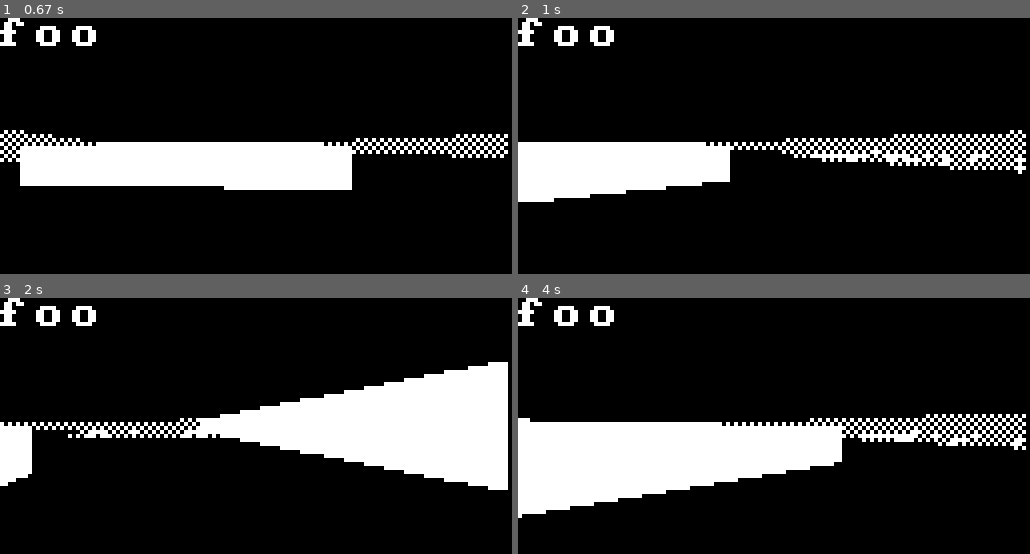
Above: before the commit, frames 1-4 (two rows, left to right).
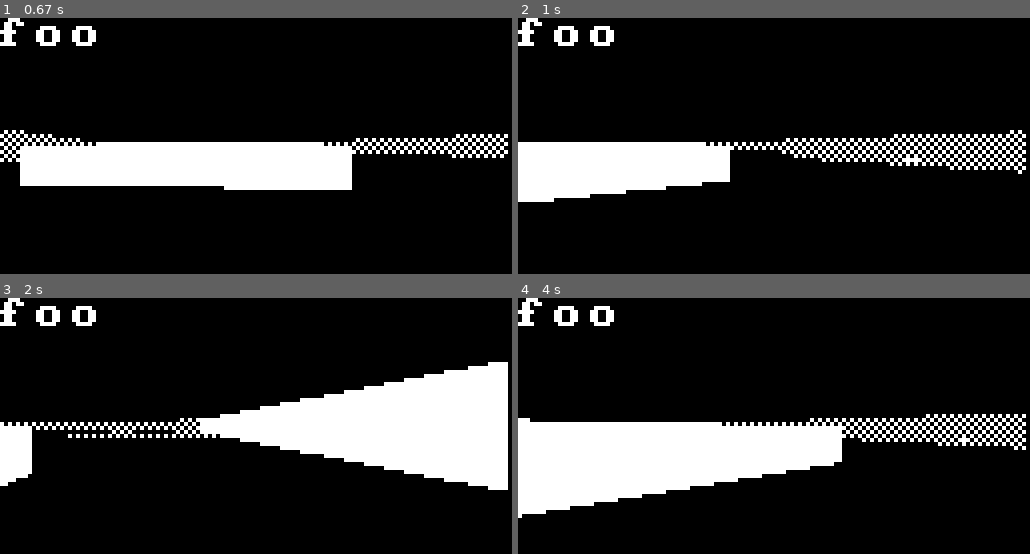
Above: after the commit, the same moments.

Repository: indigoparadox/mood
Game: pygame game, started from mood.py
Two runs of this game, one before a commit and one after it. Both use one fixed random seed, a clock stepped at 60 frames per second and the inputs below. The source is Python 2; it was converted automatically to run under Python 3.
Inputs:
- Up to frame 1 (0.67 s): hold Right from 0.33 s (still down)
- Up to frame 2 (1 s): release Right at 0.8 s; hold Up from 0.83 s (still down)
- Up to frame 3 (2 s): release Up at 1.13 s; hold Right 1.17-1.63 s; hold Left from 1.67 s (still down)
- Up to frame 4 (4 s): release Left at 2.2 s; hold Left 2.23-2.63 s; hold Up 2.67-3.03 s; hold Right 3.07-3.7 s; hold Left from 3.73 s (still down)

Frame 1 is identical in both runs. In frame 2, 0.3% of the frame differs, in the area x 57-99%, y 51-60%; in frame 3, 0.2%; in frame 4, 0.2%.

Commit message:
Skip contiguous block wall hits.

Diff:
--- a/gridmap.py
+++ b/gridmap.py
@@ -25,6 +25,8 @@
       cam_x = 2.0 * x / float( screen_sz[Y] ) - 1
       self.dir = (float( facing[X] ) + float( plane[X] ) * float( cam_x ),
          float( facing[Y] ) + float( plane[Y] ) * float( cam_x ))
+
+      self.last_tile = 0
 
       # which box of the map we're in
       self.map_x = int( pos[X] )
@@ -68,10 +70,12 @@
          side = GridWall.SIDE_EW
 
       # Check if ray has hit a wall.
-      if gmap.grid[self.map_x][self.map_y] <= 0:
+      if gmap.grid[self.map_x][self.map_y] <= 0 or \
+      gmap.grid[self.map_x][self.map_y] == self.last_tile:
          # Nope!
          return None
 
+      self.last_tile = gmap.grid[self.map_x][self.map_y]
       wall = GridWall( side )
 
       # Calculate distance projected on camera direction
--- a/mood.py
+++ b/mood.py
@@ -79,13 +79,16 @@
          for x in range( 0, SCREEN_W - 1 ):
             ray = None
             try:
-               ray = GridRay( x, gfx.pos, gfx.facing, gfx.plane, (SCREEN_W, SCREEN_H) )
+               ray = GridRay( x, gfx.pos, gfx.facing, gfx.plane,
+                  (SCREEN_W, SCREEN_H) )
             except( ZeroDivisionError ):
                continue
 
             walls = []
             wall = None
-            while None == wall or (ray.map_x < 23 and ray.map_y < 23 and ray.map_x > 0 and ray.map_y > 0):
+            while None == wall or \
+            (ray.map_x < 23 and ray.map_y < 23 and \
+            ray.map_x > 0 and ray.map_y > 0):
                wall = \
                   ray.cast( self.gmap, gfx.pos, (SCREEN_W, SCREEN_H), zbuffer )
                if None == wall:
